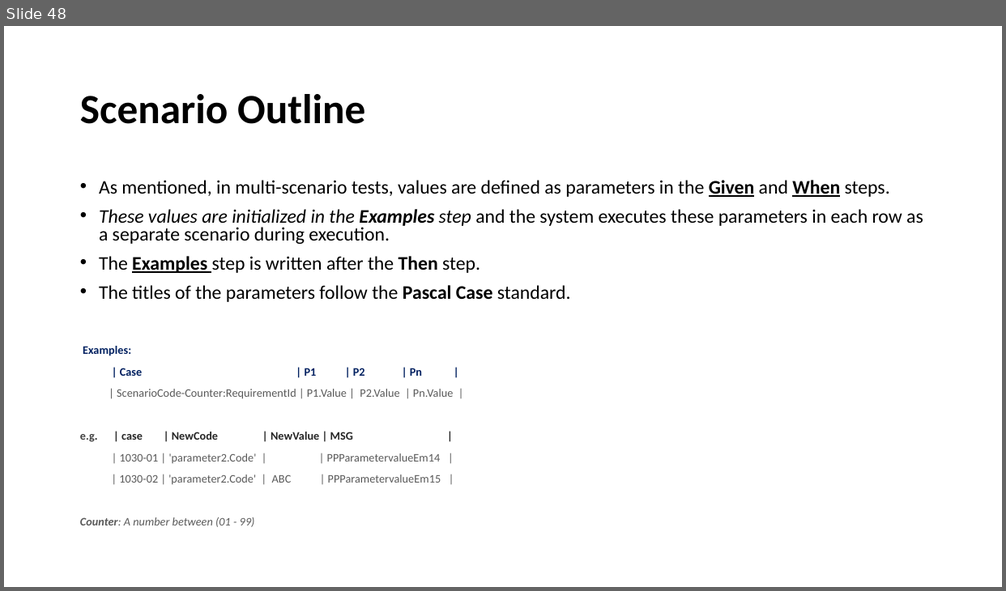
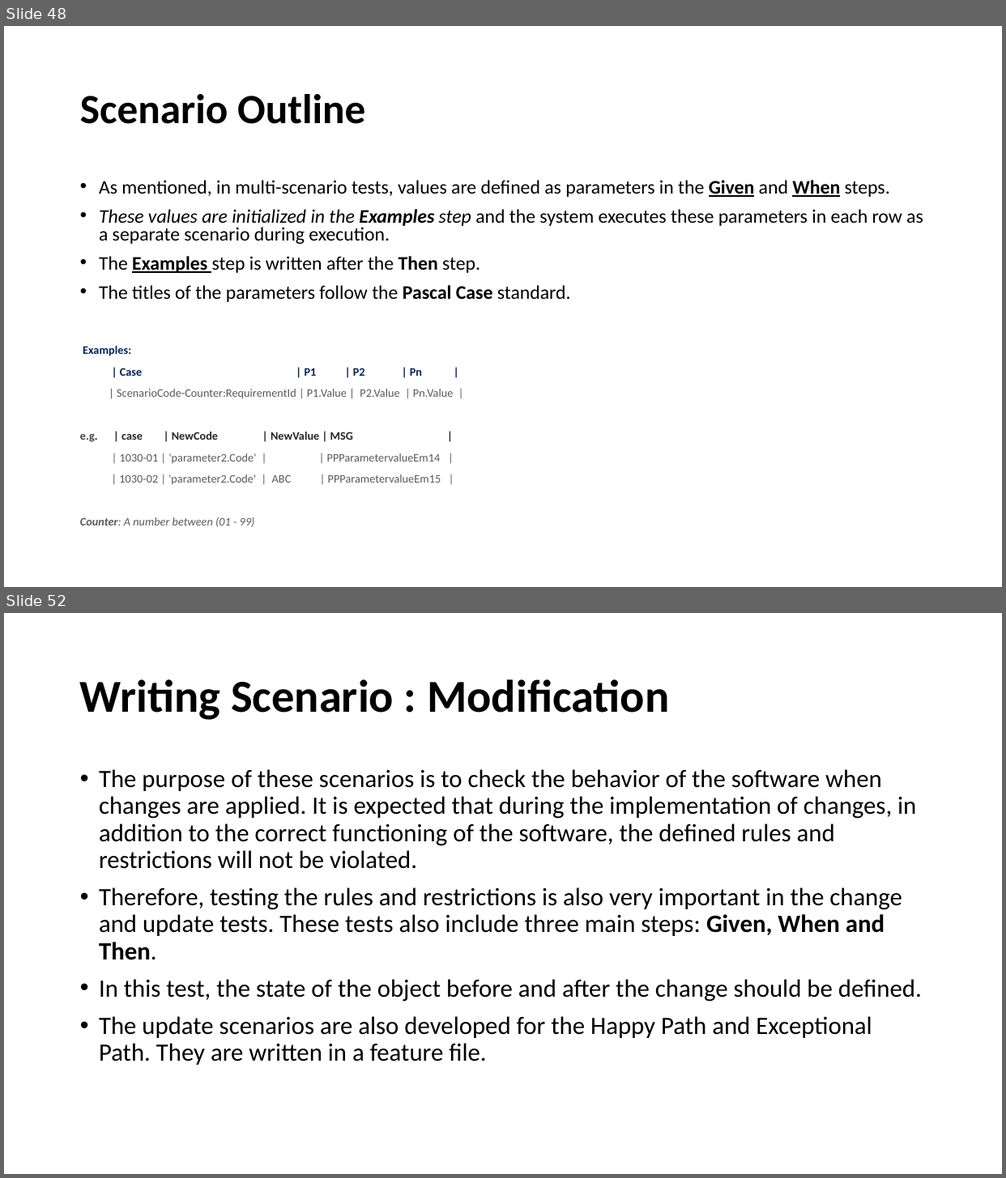
Before and after one commit to fmontazeri/Knowledeg, a slide deck: Gherkin.pptx. Shown one above the other, each under a label of ours: slide 48 before the commit, slides 48 and 52 after it; the slides between them are not shown. The pictures are 1006x591 and 1006x1178 pixels, drawn with LibreOffice and Linux fonts; fonts in the diff are those of the drawing. Boxes give left, top, right and bottom in pixels: in the first picture for what was removed or moved away, otherwise in the second. Text is boxed around its words. In the diff, an @@ line names an element or a change of style, - is before the commit and + after.

Commit message:
how to write scenarios

```diff
--- a/Gherkin.pptx
+++ b/Gherkin.pptx
@@ slide 52 added at (4, 613, 1002, 1174), background #FFFFFF @@
@@ title added at (80, 679, 669, 720), 44 pt, text #000000, bold @@
+Writing Scenario : Modification
@@ text added at (99, 769, 922, 1065), 24 pt, text #000000 @@
+• The purpose of these scenarios is to check the behavior of the software when changes are applied. It is expected that during the implementation of changes, in addition to the correct functioning of the software, the defined rules and restrictions will not be violated.
+• Therefore, testing the rules and restrictions is also very important in the change and update tests. These tests also include three main steps: Given, When and Then.
+• In this test, the state of the object before and after the change should be defined.
+• The update scenarios are also developed for the Happy Path and Exceptional Path. They are written in a feature file.
```
Also in this commit, not shown: 2 slides changed, 4 other slides added.
